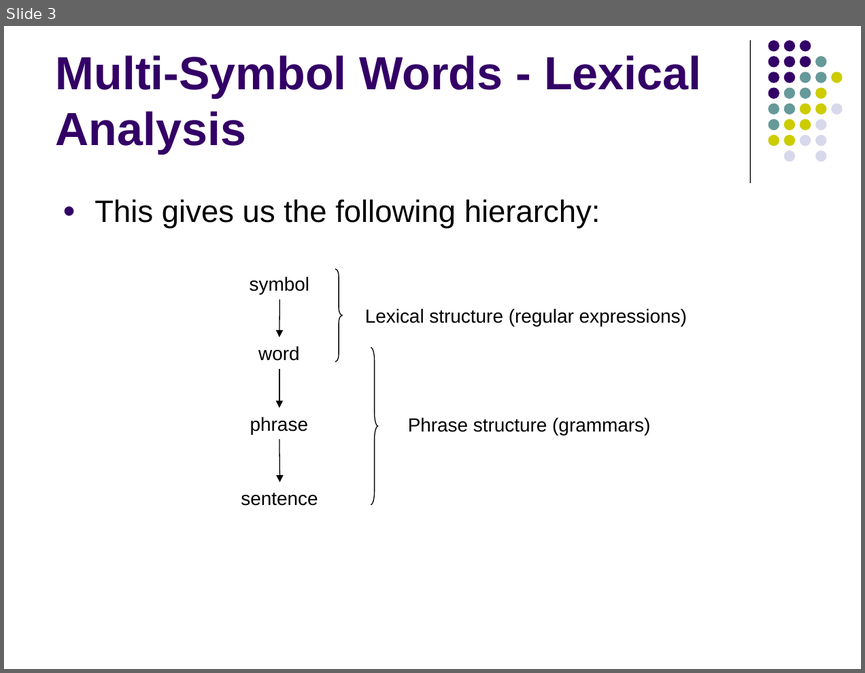
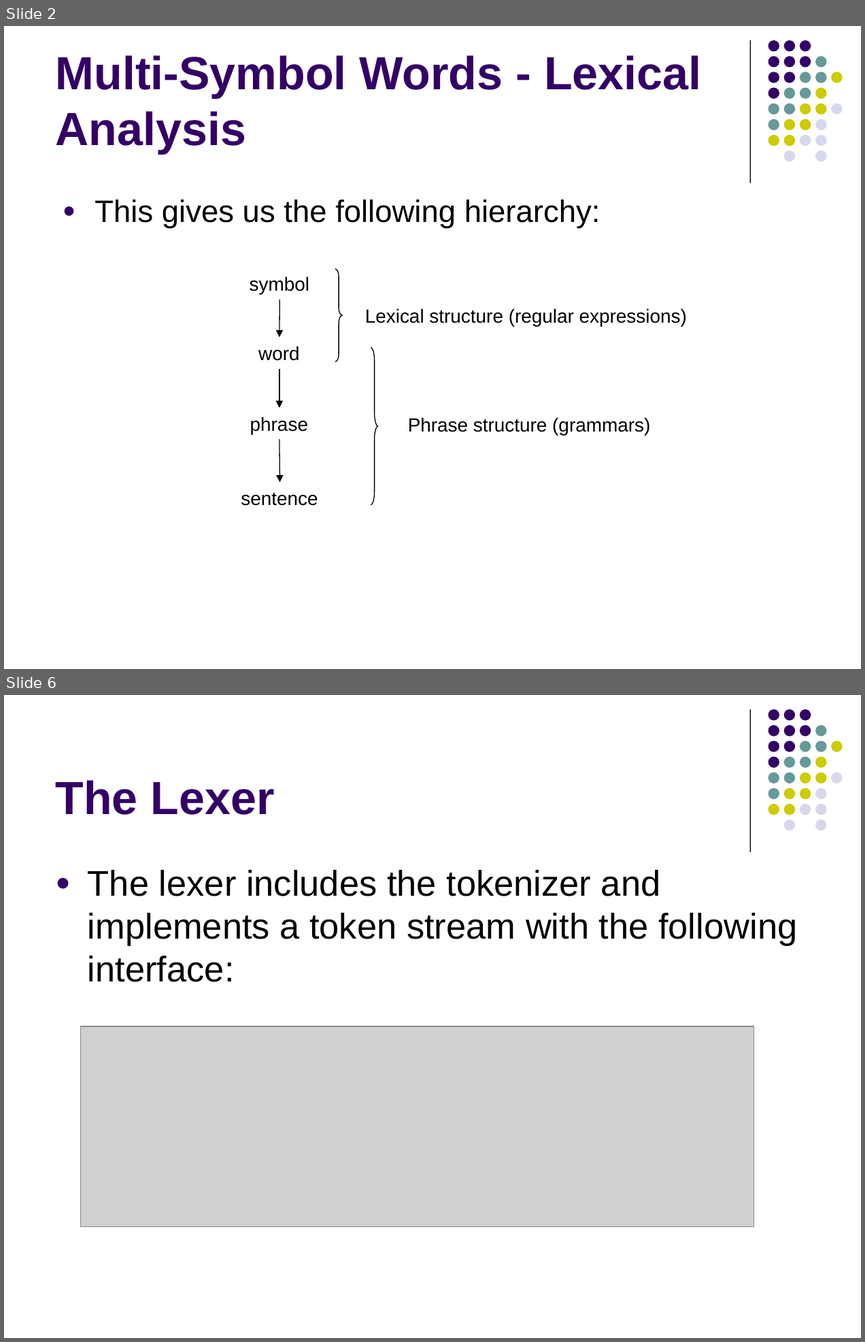
Before and after one commit to lutzhamel/CSC402, a slide deck: notes/csc402-ln004.pptx. Shown one above the other, each under a label of ours: slide 3 before the commit, slides 2 and 6 after it; the slides between them are not shown. The pictures are 865x673 and 865x1342 pixels, drawn with LibreOffice and Linux fonts; fonts in the diff are those of the drawing; grey boxes stand for pictures. Boxes give left, top, right and bottom in pixels: in the first picture for what was removed or moved away, otherwise in the second. Text is boxed around its words. In the diff, an @@ line names an element or a change of style, - is before the commit and + after.

```diff
--- a/notes/csc402-ln004.pptx
+++ b/notes/csc402-ln004.pptx
@@ slide 6 added at [4, 695, 861, 1338], background #FFFFFF; not listed: 32 template elements that a slide beside it also shows @@
@@ title added at [56, 780, 275, 815], 39 pt, text #330066, bold @@
+The Lexer
@@ text added at [88, 870, 797, 982], 30 pt, text #000000 @@
+● The lexer includes the tokenizer and implements a token stream with the following interface:
@@ picture added at [81, 1027, 753, 1227] @@
@@ what was slide 3 is now slide 2 @@
```
Also in this commit, not shown: 3 slides changed, 11 other slides added, 31 slides removed, 2 other files.
